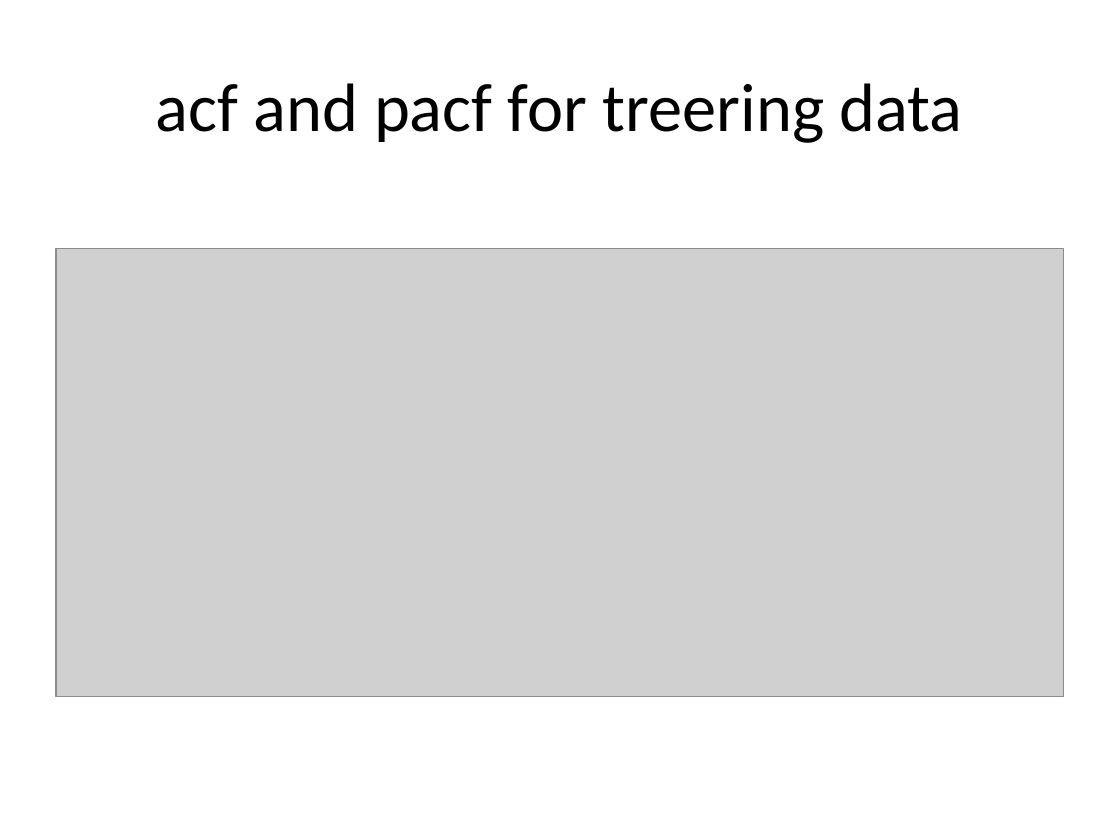
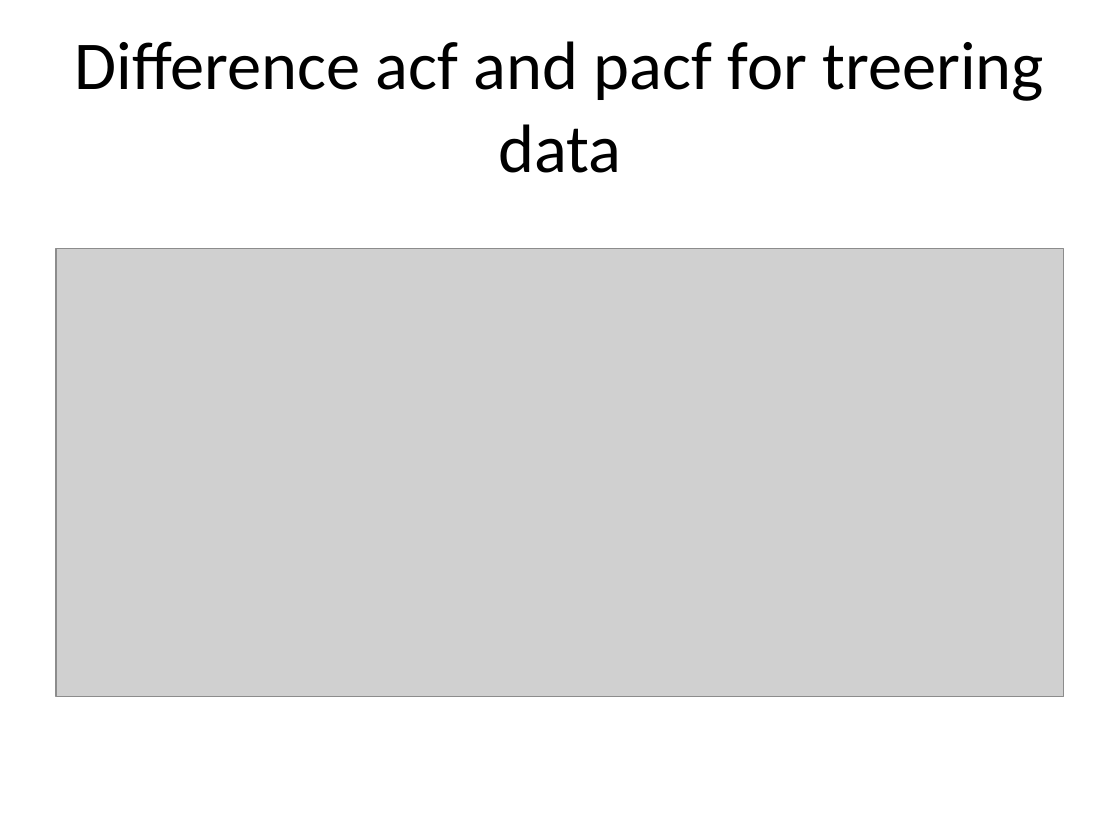
Before and after one commit to pmean/basic-time-series, a slide deck: slide 50 of src/basics.pptx (slide 61 before the commit). Drawn at 1120x840 pixels with LibreOffice and Linux fonts; fonts in the diff are those of the drawing; grey boxes stand for pictures. Boxes give left, top, right and bottom in pixels: in the first picture for what was removed or moved away, otherwise in the second. Text is boxed around its words. In the diff, an @@ line names an element or a change of style, - is before the commit and + after.

```diff
--- a/src/basics.pptx
+++ b/src/basics.pptx
@@ title at (74,41,1044,173): text changed @@
-acf and pacf for treering data
+Difference acf and pacf for treering data
```
Also in this commit, not shown: 6 other slides changed, 2 slides added, 2 slides removed, 1 other file.
